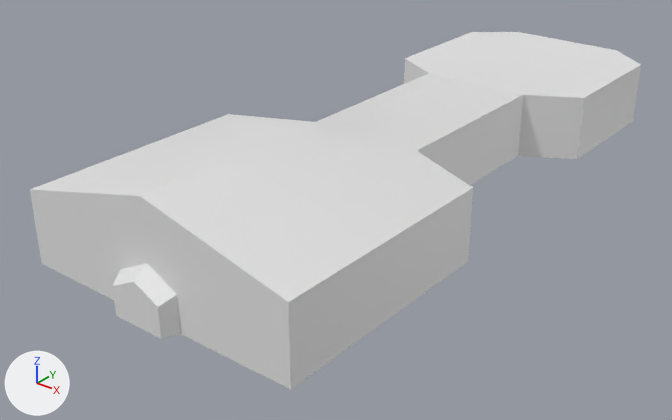
Two versions of the FBX model Minigolf/Assets/Art/modellen/Luuk/eilandjes/desert temple map.fbx, one commit apart.
Both versions are drawn from a camera (50 mm lens) standing at (58.8, -57.8, 47.0) and looking at (-4.4, 21.2, -2.0). The axes (+X, +Y, +Z) are drawn at lower left. The lights are the same throughout. Where no turn or scale is listed for an object, it has been applied to the vertices.

In view in the first picture: 'zand'.
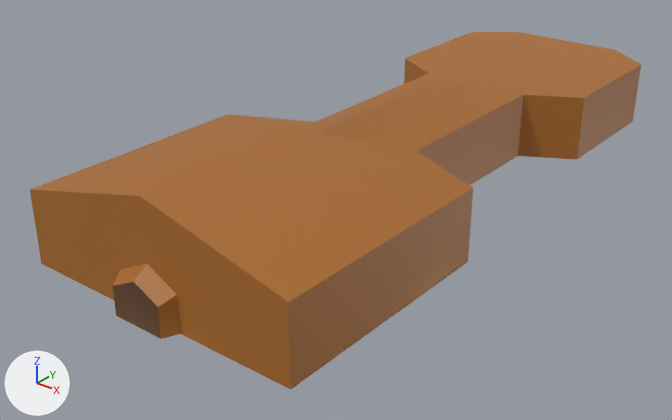
Where the newer file only moved an object's origin or applied its transform, the numbers keep the older frame.

What differs and where, as boxes [x1, y1, x2, y2] in the pictures (672 x 420 px):
'zand', recoloured (white to brown)
    both: [30, 32, 641, 389]

Patch to the scene script:
```diff
--- a/Minigolf/Assets/Art/modellen/Luuk/eilandjes/desert temple map.fbx.py
+++ b/Minigolf/Assets/Art/modellen/Luuk/eilandjes/desert temple map.fbx.py
@@ img_desert_temple_map_defaultmaterial_normal_png @@
+img_desert_temple_map_defaultmaterial_normal_png = load_image('desert temple map_DefaultMaterial_Normal.png', '../../../Texures/Luuk maps/desert island/desert temple map_DefaultMaterial_Normal.png', 1024, 1024, 'Non-Color')
@@ img_desert_temple_map_defaultmaterial_metallicsmoothness_png @@
+img_desert_temple_map_defaultmaterial_metallicsmoothness_png = load_image('desert temple map_DefaultMaterial_MetallicSmoothness.png', '../../../Texures/Luuk maps/desert island/desert temple map_DefaultMaterial_MetallicSmoothness.png', 1024, 1024, 'Non-Color')
@@ img_desert_temple_map_defaultmaterial_albedotransparency_png @@
+img_desert_temple_map_defaultmaterial_albedotransparency_png = load_image('desert temple map_DefaultMaterial_AlbedoTransparency.png', '../../../Texures/Luuk maps/desert island/desert temple map_DefaultMaterial_AlbedoTransparency.png', 1024, 1024, 'sRGB')
@@ mat_tempel @@
+mat_tempel = bpy.data.materials.new('tempel')
+# uses the picture img_desert_temple_map_defaultmaterial_albedotransparency_png
+# uses the picture img_desert_temple_map_defaultmaterial_metallicsmoothness_png
+# uses the picture img_desert_temple_map_defaultmaterial_normal_png
@@ me_plane @@
 me_plane.from_pydata(...)  # 198 vertices, 108 faces; spans x -17.0..17.0, y -8.8..75.8, z -0.1..12.7
+me_plane.materials.append(mat_tempel)
```
